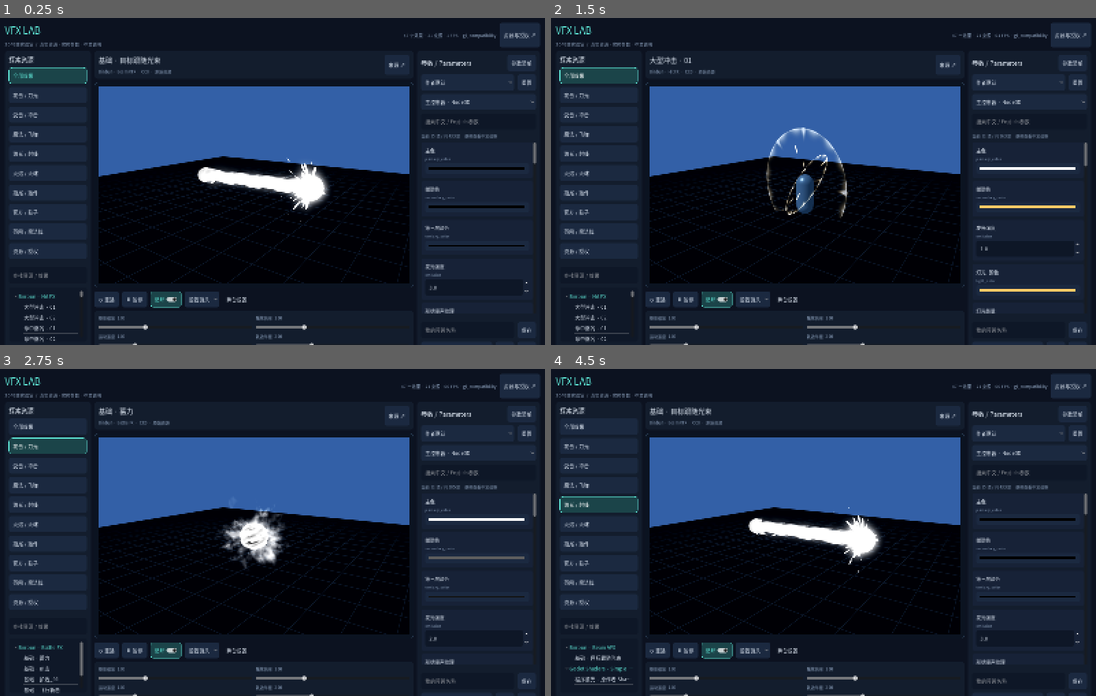
Above: before the commit, frames 1-4 (two rows, left to right).
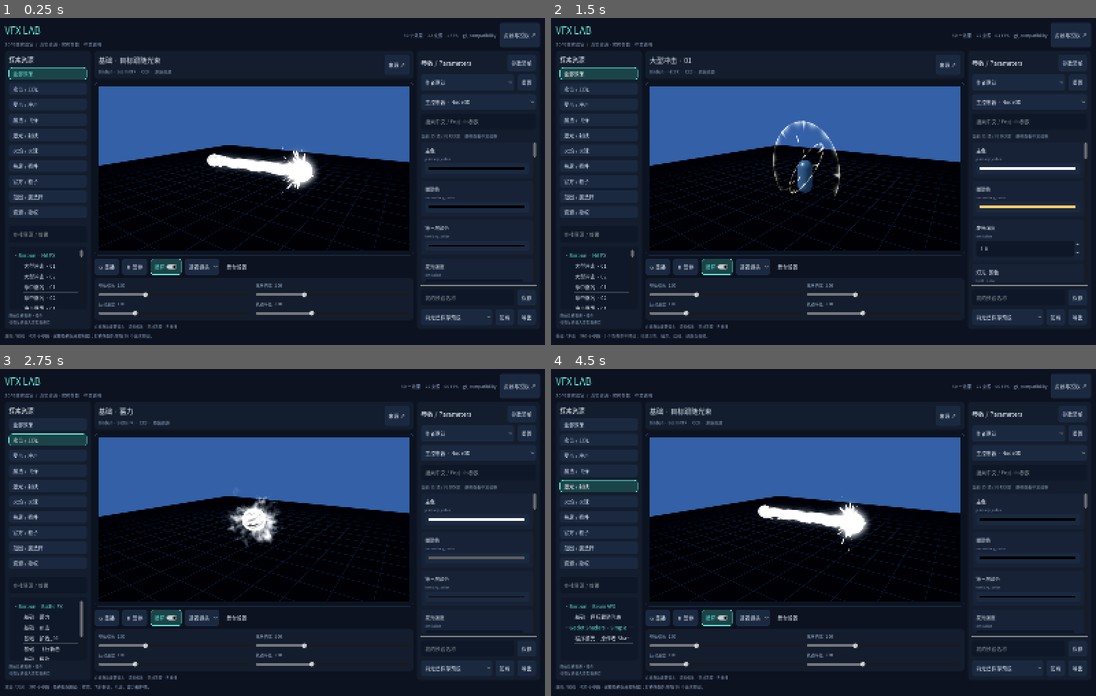
Above: after the commit, the same moments.

Repository: shanliangLS/godot_vfx_lab
Game: Godot game, scene res://scenes/main.tscn
Same seed, same stepped clock (60 frames per second), same inputs: the game is played once before the commit and once after it.
Inputs (mouse positions are in pixels of both pictures, inside the frame that each line leads up to):
- Up to frame 1 (0.25 s): no input
- Up to frame 2 (1.5 s): click (1030, 122) at 0.52 s; type "12" at 0.6 s; click "全部效果" at 1.25 s
- Up to frame 3 (2.75 s): click "攻击 / 刀光" at 2 s
- Up to frame 4 (4.5 s): click "受击 / 冲击" at 2.75 s; click "魔法 / 飞弹" at 3.5 s; click "激光 / 射线" at 4.25 s

The runs differ from the first frame. In frame 1, 16% of the frame differs, in the area x 1-99%, y 5-100%; in frame 2, 15%; in frame 3, 16%; in frame 4, 17%.

Commit message:
feat: integrate REEBOO sampler and export bilingual parameter reference

Diff:
--- a/data/catalog.json
+++ b/data/catalog.json
@@ -670,5 +670,47 @@
     "label": "程序激光 · 原作者 Shader",
     "path": "res://scenes/adapters/simple_laser.tscn",
     "mode": "beam"
+  },
+  {
+    "id": "reeboo_free/hit_spark",
+    "name": "REEBOO · 免费样例",
+    "category": "受击 / 冲击",
+    "url": "https://reebo0.itch.io/stylized-vfx-godot-free",
+    "license": "项目可商用；禁止资源再分发",
+    "description": "作者免费样例：命中火花、剑斩与拾取闪光；完整版 25 个效果另售。",
+    "status": "installed",
+    "directory": "res://vendor/reeboo_free",
+    "pack_id": "reeboo_free",
+    "label": "成品 · 命中火花",
+    "path": "res://vendor/reeboo_free/REEBOO_Stylized_VFX_Free_Sample/addons/reeboo_vfx/effects/hit_spark.tscn",
+    "mode": "hit"
+  },
+  {
+    "id": "reeboo_free/pickup_sparkle",
+    "name": "REEBOO · 免费样例",
+    "category": "魔法 / 飞弹",
+    "url": "https://reebo0.itch.io/stylized-vfx-godot-free",
+    "license": "项目可商用；禁止资源再分发",
+    "description": "作者免费样例：命中火花、剑斩与拾取闪光；完整版 25 个效果另售。",
+    "status": "installed",
+    "directory": "res://vendor/reeboo_free",
+    "pack_id": "reeboo_free",
+    "label": "成品 · 拾取闪光",
+    "path": "res://vendor/reeboo_free/REEBOO_Stylized_VFX_Free_Sample/addons/reeboo_vfx/effects/pickup_sparkle.tscn",
+    "mode": "area"
+  },
+  {
+    "id": "reeboo_free/slash",
+    "name": "REEBOO · 免费样例",
+    "category": "攻击 / 刀光",
+    "url": "https://reebo0.itch.io/stylized-vfx-godot-free",
+    "license": "项目可商用；禁止资源再分发",
+    "description": "作者免费样例：命中火花、剑斩与拾取闪光；完整版 25 个效果另售。",
+    "status": "installed",
+    "directory": "res://vendor/reeboo_free",
+    "pack_id": "reeboo_free",
+    "label": "成品 · 剑斩",
+    "path": "res://vendor/reeboo_free/REEBOO_Stylized_VFX_Free_Sample/addons/reeboo_vfx/effects/slash.tscn",
+    "mode": "slash"
   }
 ]
--- a/data/sources.json
+++ b/data/sources.json
@@ -100,6 +100,16 @@
     "directory": "res://vendor/simple_laser"
   },
   {
+    "id": "reeboo_free",
+    "name": "REEBOO · 免费样例",
+    "category": "攻击 / 刀光",
+    "url": "https://reebo0.itch.io/stylized-vfx-godot-free",
+    "license": "项目可商用；禁止资源再分发",
+    "description": "作者免费样例：命中火花、剑斩与拾取闪光；完整版 25 个效果另售。",
+    "status": "installed",
+    "directory": "res://vendor/reeboo_free"
+  },
+  {
     "id": "effectblocks",
     "name": "EffectBlocks",
     "category": "综合资源",
--- a/scripts/lab_app.gd
+++ b/scripts/lab_app.gd
@@ -58,6 +58,8 @@
 		select_entry(catalog[first])
 	if "--qa" in OS.get_cmdline_user_args():
 		call_deferred("_run_qa")
+	elif "--smoke" in OS.get_cmdline_user_args():
+		call_deferred("_run_smoke")
 
 func _build_ui() -> void:
 	var background := ColorRect.new()
@@ -99,6 +101,11 @@
 		button.button_pressed = text == category
 		button.pressed.connect(_switch_category.bind(text))
 		button.custom_minimum_size.y = 33
+		for state in ["normal", "hover", "pressed"]:
+			var style: StyleBoxFlat = theme.get_stylebox(state, "Button").duplicate()
+			style.content_margin_top = 6
+			style.content_margin_bottom = 6
+			button.add_theme_stylebox_override(state, style)
 		nav_buttons.append(button)
 		left_column.add_child(button)
 	left_column.add_child(HSeparator.new())
@@ -208,6 +215,7 @@
 	preset_row.add_child(preset_picker)
 	preset_row.add_child(LabTheme.button("重置", _reset_current))
 	inspector = PropertyInspector.new()
+	inspector.preview_stage = stage
 	inspector.size_flags_vertical = Control.SIZE_EXPAND_FILL
 	right_col.add_child(inspector)
 	inspector.parameter_changed.connect(func(_key: String, _value: Variant):
@@ -345,6 +353,8 @@
 
 func _apply_template(index: int) -> void:
 	if current.is_empty(): return
+	speed_control.value = 1.0
+	scale_control.value = 1.0
 	inspector.restore(baselines[current.id])
 	var preset: Dictionary = PRESETS[index]
 	scale_control.value = preset.scale
@@ -425,12 +435,12 @@
 	if record is Dictionary: _restore_record(record)
 
 func _restore_record(record: Dictionary) -> void:
-	inspector.restore(record.parameters)
 	if record.has("stage"):
 		scale_control.value = float(record.stage.scale)
 		speed_control.value = float(record.stage.speed)
 		stage.motion_speed = float(record.stage.motion_speed)
 		stage.path_radius = float(record.stage.path_radius)
+	inspector.restore(record.parameters)
 	footer.text = "已加载「%s」" % record.name
 
 func _export_preset() -> void:
@@ -502,3 +512,8 @@
 	var qa: Node = load("res://tools/qa.gd").new()
 	add_child(qa)
 	qa.run(self)
+
+func _run_smoke() -> void:
+	var smoke: Node = load("res://tools/smoke.gd").new()
+	add_child(smoke)
+	smoke.run(self)
--- a/scripts/parameter_dictionary.gd
+++ b/scripts/parameter_dictionary.gd
@@ -1,6 +1,9 @@
 class_name ParameterDictionary extends RefCounted
 
 const TERMS := {
+	"auto_free": ["播放后自动销毁", "预览器固定关闭自动销毁，以便持续调参和重播；实际游戏可开启。"],
+	"time_scale": ["特效时间倍率", "作者控制器的整体播放速度。"],
+	"replay_button": ["重播效果", "调用作者提供的重播操作。"],
 	"primary_color": ["主色", "效果主体的颜色，实时传递到作者控制器的材质。"],
 	"secondary_color": ["辅助色", "光晕或中间层颜色。"],
 	"tertiary_color": ["第三层颜色", "边缘和细节层的颜色。"],
--- a/scripts/preview_stage.gd
+++ b/scripts/preview_stage.gd
@@ -28,6 +28,7 @@
 var dummy: Node3D
 var last_repeat := 0.0
 var material_records: Array[Dictionary] = []
+var paused_speeds: Dictionary = {}
 
 func _ready() -> void:
 	stretch = true
@@ -114,6 +115,7 @@
 	effect_scale = 1
 	playing = true
 	material_records.clear()
+	paused_speeds.clear()
 	dummy.visible = entry.get("mode", "") == "hit"
 	target.visible = entry.get("mode", "") == "beam"
 	var path: String = entry.get("path", "")
@@ -134,6 +136,8 @@
 	if not effect:
 		return
 	effect.name = "Effect"
+	if "auto_free" in effect:
+		effect.set("auto_free", false)
 	if entry.get("id", "") == "motion_trail":
 		var material := StandardMaterial3D.new()
 		material.shading_mode = BaseMaterial3D.SHADING_MODE_UNSHADED
@@ -234,17 +238,31 @@
 			node.call("play")
 
 func set_playing(value: bool) -> void:
+	var was_playing := playing
 	playing = value
+	Engine.time_scale = 1.0 if value else 0.0
 	viewport.render_target_update_mode = SubViewport.UPDATE_ALWAYS if value else SubViewport.UPDATE_DISABLED
 	if is_instance_valid(effect):
 		effect.process_mode = Node.PROCESS_MODE_INHERIT if value else Node.PROCESS_MODE_DISABLED
 		for node in _nodes(effect):
 			if node is GPUParticles3D or node is CPUParticles3D or node is AnimationPlayer:
-				node.speed_scale = playback_speed if value else 0.0
+				var id := node.get_instance_id()
+				if not value and was_playing:
+					paused_speeds[id] = node.speed_scale
+					node.speed_scale = 0.0
+				elif value and not was_playing:
+					node.speed_scale = paused_speeds.get(id, node.speed_scale)
+		if value: paused_speeds.clear()
 
 func set_playback_speed(value: float) -> void:
+	var ratio := value / maxf(playback_speed, 0.01)
 	playback_speed = value
-	set_playing(playing)
+	if is_instance_valid(effect):
+		for node in _nodes(effect):
+			if node is GPUParticles3D or node is CPUParticles3D or node is AnimationPlayer:
+				var id := node.get_instance_id()
+				if playing: node.speed_scale *= ratio
+				else: paused_speeds[id] = paused_speeds.get(id, node.speed_scale) * ratio
 
 func set_effect_scale(value: float) -> void:
 	effect_scale = value
--- a/scripts/property_inspector.gd
+++ b/scripts/property_inspector.gd
@@ -3,6 +3,7 @@
 signal parameter_changed(key: String, value: Variant)
 
 var root_effect: Node3D
+var preview_stage: PreviewStage
 var groups: Array[Dictionary] = []
 var all_parameters: Array[Dictionary] = []
 var selected := 0
@@ -137,10 +138,18 @@
 func read(p: Dictionary) -> Variant:
 	if not is_instance_valid(p.target):
 		return null
+	if p.key == "speed_scale" and preview_stage and not preview_stage.playing and preview_stage.paused_speeds.has(p.target.get_instance_id()):
+		return preview_stage.paused_speeds[p.target.get_instance_id()]
 	return p.target.get_shader_parameter(p.key) if p.shader else p.target.get(p.key)
 
 func write(p: Dictionary, value: Variant) -> void:
 	if not is_instance_valid(p.target):
+		return
+	if p.key == "auto_free":
+		value = false
+	if p.key == "speed_scale" and preview_stage and not preview_stage.playing and preview_stage.paused_speeds.has(p.target.get_instance_id()):
+		preview_stage.paused_speeds[p.target.get_instance_id()] = value
+		parameter_changed.emit(p.id, value)
 		return
 	if p.shader:
 		p.target.set_shader_parameter(p.key, value)
@@ -182,6 +191,9 @@
 			var check := CheckButton.new()
 			check.text = "启用 / 禁用"
 			check.button_pressed = bool(value)
+			if p.key == "auto_free":
+				check.disabled = true
+				check.text = "预览中固定关闭"
 			check.toggled.connect(func(next: bool): write(p, next))
 			column.add_child(check)
 		TYPE_INT, TYPE_FLOAT:
--- a/tools/qa.gd
+++ b/tools/qa.gd
@@ -25,10 +25,12 @@
 		check(is_equal_approx(app.scale_control.value, 0.95), "Preset scale " + entry.id)
 		app.inspector.restore(before)
 		app.stage.set_playing(false)
+		var paused_snapshot: Dictionary = app.inspector.snapshot()
 		var time: float = app.stage.elapsed
 		await get_tree().process_frame
 		check(is_equal_approx(app.stage.elapsed, time), "Pause " + entry.id)
 		app.stage.set_playing(true)
+		check(paused_snapshot == app.inspector.snapshot(), "Pause preserves parameter values " + entry.id)
 		app._apply_template(3)
 		app.stage.replay()
 		app.inspector.search.text = "颜色"
@@ -43,16 +45,16 @@
 		var restored: Variant = JSON.parse_string(JSON.stringify(record))
 		check(restored is Dictionary and restored.parameters.size() > 0, "Serialize " + entry.id)
 		app._restore_record(restored)
-		if not photographed.has(entry.category) and DisplayServer.get_name() != "headless":
+		if not photographed.has(entry.pack_id) and DisplayServer.get_name() != "headless":
 			app._switch_category(entry.category)
 			app.select_entry(entry)
 			app._apply_template(3)
-			await get_tree().create_timer(0.35).timeout
+			await get_tree().create_timer(1.6 if entry.mode == "trail" else 0.25).timeout
 			await RenderingServer.frame_post_draw
 			var path: String = "res://artifacts/" + entry.pack_id + ".png"
 			var image: Image = app.get_viewport().get_texture().get_image()
 			check(image.save_png(path) == OK, "Screenshot " + entry.id)
-			photographed[entry.category] = true
+			photographed[entry.pack_id] = true
 			screenshots.append(path)
 		report.append({"id": entry.id, "parameters": app.inspector.all_parameters.size(), "groups": app.inspector.groups.size()})
 		print("QA_EFFECT ", entry.id, " ", app.inspector.all_parameters.size(), " params")
--- /dev/null
+++ b/tools/smoke.gd
@@ -0,0 +1,27 @@
+extends Node
+
+func run(app: Control) -> void:
+	app._switch_category("激光 / 射线")
+	app._apply_template(3)
+	await get_tree().create_timer(1.2).timeout
+	app.stage.set_playing(false)
+	var time: float = app.stage.elapsed
+	var before: Dictionary = app.inspector.snapshot()
+	await get_tree().create_timer(0.2, true, false, true).timeout
+	assert(app.stage.elapsed == time, "Pause moved effect")
+	assert(Engine.time_scale == 0.0, "Pause did not stop timers")
+	app.inspector.set_named("beam_radius", 0.3)
+	await get_tree().process_frame
+	app.stage.set_playing(true)
+	assert(Engine.time_scale == 1.0, "Resume did not restore time")
+	# Parameters unrelated to the edit retain their values across pause/resume.
+	var after: Dictionary = app.inspector.snapshot()
+	for key in before:
+		if key.ends_with(":speed_scale"):
+			assert(before[key] == after[key], "Pause lost a speed parameter")
+	await get_tree().create_timer(2.0).timeout
+	await RenderingServer.frame_post_draw
+	var image: Image = app.get_viewport().get_texture().get_image()
+	assert(image.save_png("res://artifacts/preview.png") == OK)
+	print("SMOKE_PASS: paused timers, parameter edit, retained speeds, resumed, ", Engine.get_frames_per_second(), " FPS")
+	get_tree().quit()
Not shown, added: vendor/reeboo_free/LAB-ADAPTATION.json
Not shown, changed: vendor/reeboo_free/REEBOO_Stylized_VFX_Free_Sample/addons/reeboo_vfx/effects/hit_spark.tscn
Not shown, changed: vendor/reeboo_free/REEBOO_Stylized_VFX_Free_Sample/addons/reeboo_vfx/effects/pickup_sparkle.tscn
Not shown, changed: vendor/reeboo_free/REEBOO_Stylized_VFX_Free_Sample/addons/reeboo_vfx/effects/slash.tscn
Not shown, changed: vendor/reeboo_free/REEBOO_Stylized_VFX_Free_Sample/addons/reeboo_vfx/textures/noise_soft.png.import
Not shown, changed: vendor/reeboo_free/REEBOO_Stylized_VFX_Free_Sample/addons/reeboo_vfx/vfx_effect.gd
Not shown, changed: vendor/reeboo_free/REEBOO_Stylized_VFX_Free_Sample/demo/demo.gd
Not shown, changed: vendor/reeboo_free/REEBOO_Stylized_VFX_Free_Sample/demo/demo.tscn
Not shown, removed: vendor/reeboo_free/REEBOO_Stylized_VFX_Free_Sample/project.godot
Not shown, changed: README.md
Not shown, changed: RunPreview.ps1
Not shown, changed: docs/UPSTREAM_ADAPTATIONS.md
(and 5 more such lines)
